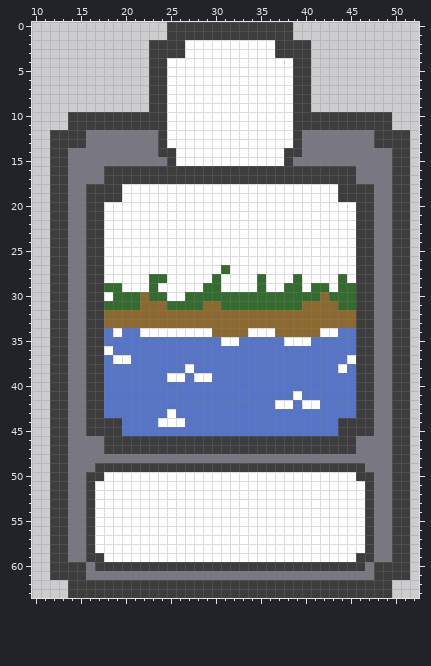
Two versions of one pixel-art sprite, src/images/card-river.png. The first picture shows the starting point.
The file is 64x64 pixels. Shown: x 10..52, y 0..63.
New version:
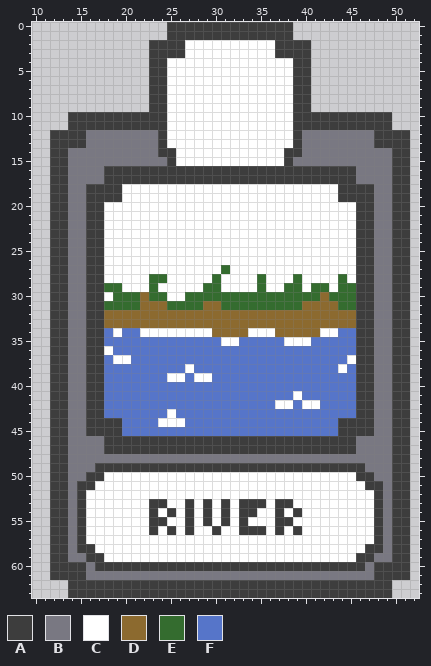
Palette (. is transparent): A #3d3d3d  B #797882  C #ffffff  D #8c6a2f  E #346c2f  F #5675c9
Difference:
The author changed colour B to colour A in rows 51 to 58 at x 15 and 48.
The author changed colour C to colour A in row 53 at x 23 to 24, 27, 29, 31, 33 to 35 and 37 to 38; in row 54 at x 23, 25, 27, 29, 31, 33 to 34, 37 and 39; in row 55 at x 23 to 24, 27, 29, 31, 33 and 37 to 38; in row 56 at x 23, 25, 27, 30, 33 to 35, 37 and 39.
The author changed colour A to colour C in rows 52 to 57 at x 16 and 47.
Changed places in both pictures, as pixel boxes (x1, y1, x2, y2):
changed: (77, 481, 95, 553)
changed: (365, 481, 383, 553)
changed: (149, 499, 302, 535)
